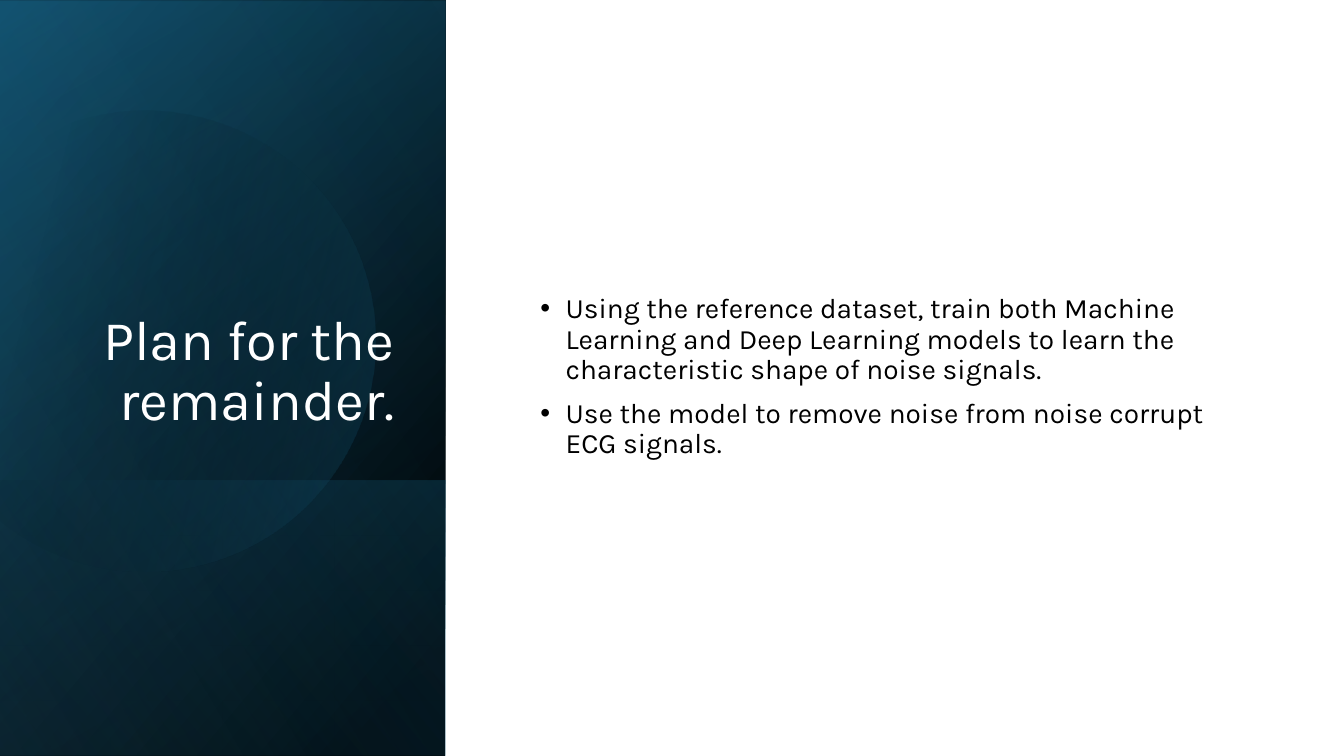
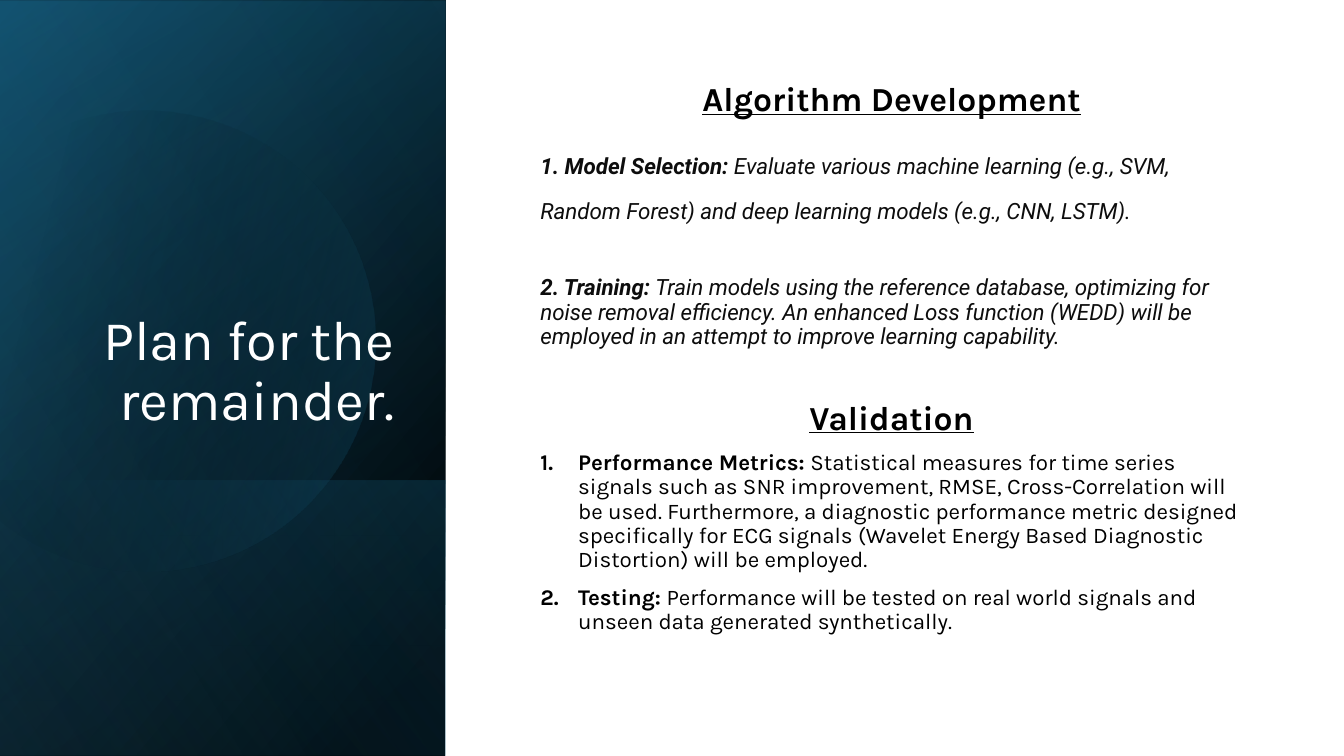
Before and after one commit to ben120-web/MSc-Project, a slide deck: slide 4 of Electrode Motion Denoising/reports/Exective Presentation.pptx. Drawn at 1344x756 pixels with LibreOffice and Linux fonts; fonts in the diff are those of the drawing. Boxes give left, top, right and bottom in pixels: in the first picture for what was removed or moved away, otherwise in the second. Text is boxed around its words. In the diff, an @@ line names an element or a change of style, - is before the commit and + after.

```diff
--- a/Electrode Motion Denoising/reports/Exective Presentation.pptx
+++ b/Electrode Motion Denoising/reports/Exective Presentation.pptx
@@ text at (540, 87, 1237, 635): text changed; size 20 to 16 pt @@
-• Using the reference dataset, train both Machine Learning and Deep Learning models to learn the characteristic shape of noise signals.
-• Use the model to remove noise from noise corrupt ECG signals.
+Algorithm Development
+1. Model Selection: Evaluate various machine learning (e.g., SVM, Random Forest) and deep learning models (e.g., CNN, LSTM).
+2. Training: Train models using the reference database, optimizing for noise removal efficiency. An enhanced Loss function (WEDD) will be employed in an attempt to improve learning capability.
+Validation
+1. Performance Metrics: Statistical measures for time series signals such as SNR improvement, RMSE, Cross-Correlation will be used. Furthermore, a diagnostic performance metric designed specifically for ECG signals (Wavelet Energy Based Diagnostic Distortion) will be employed.
+2. Testing: Performance will be tested on real world signals and unseen data generated synthetically.
```
Also in this commit, not shown: 1 other slide changed.
